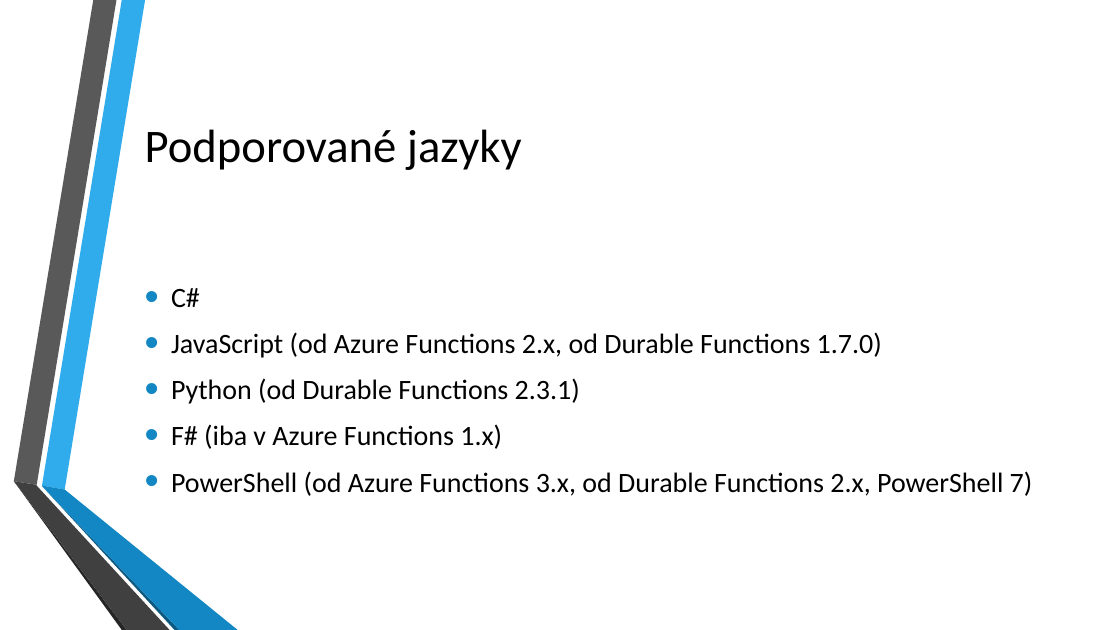
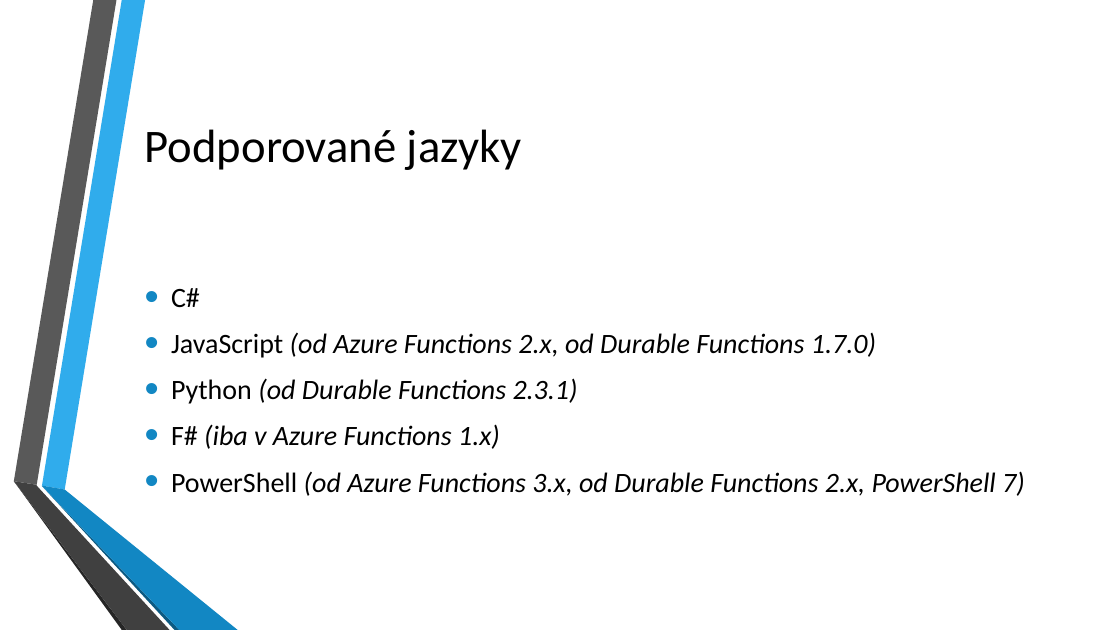
Before and after one commit to kubinko/Azure-Resources-Overview, a slide deck: slide 5 of 05 - Durable Functions/Durable Functions.pptx (slide 4 before the commit). Drawn at 1120x630 pixels with LibreOffice and Linux fonts; fonts in the diff are those of the drawing; background and template pictures are left out. Boxes give left, top, right and bottom in pixels: in the first picture for what was removed or moved away, otherwise in the second. Text is boxed around its words. In the diff, an @@ line names an element or a change of style, - is before the commit and + after.

```diff
--- a/05 - Durable Functions/Durable Functions.pptx
+++ b/05 - Durable Functions/Durable Functions.pptx
@@ text at [171, 333, 1025, 496]: italic on in "(od Azure Functions 2.x, od Durable Functions ...", "(od Durable Functions 2.3.1)", "(iba v Azure Functions 1.x)", "(od Azure Functions 3.x, od Durable Functions ..." @@
```
Also in this commit, not shown: 9 other slides changed, 21 slides added.
